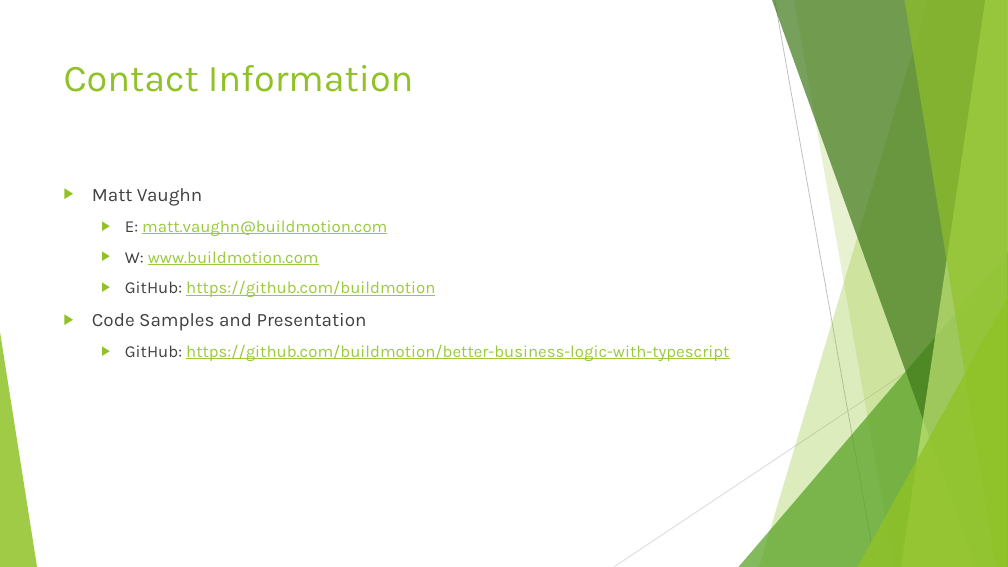
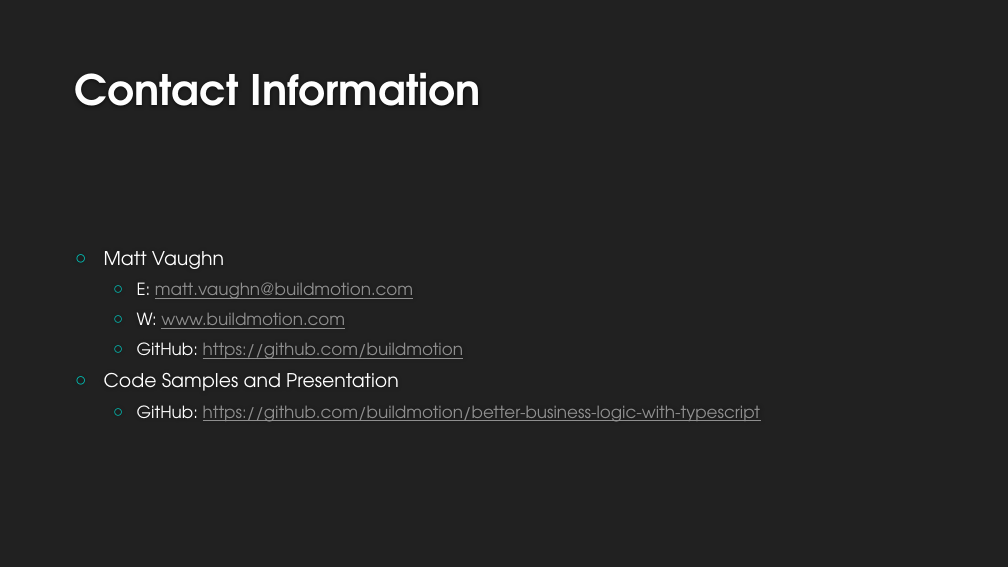
Before and after one commit to buildmotion/better-business-logic-with-typescript, a slide deck: slide 2 of Presentation/Better Business Logic with Typescript.pptx. Drawn at 1008x567 pixels with LibreOffice and Linux fonts; fonts in the diff are those of the drawing; background and template pictures are left out. Boxes give left, top, right and bottom in pixels: in the first picture for what was removed or moved away, otherwise in the second. Text is boxed around its words. In the diff, an @@ line names an element or a change of style, - is before the commit and + after.

```diff
--- a/Presentation/Better Business Logic with Typescript.pptx
+++ b/Presentation/Better Business Logic with Typescript.pptx
@@ background #FFFFFF to #212121 @@
@@ title "Contact Information": place and size @@
-title "Contact Information" at <box>64,65,414,92</box>
+title "Contact Information" at <box>75,72,480,106</box>
@@ title "Contact Information" at <box>75,72,480,106</box>: size 36 to 40 pt, font Karla to TeX Gyre Adventor, text colour #90C226 to #FEFEFE, bold on; vertical alignment top to bottom @@
@@ text "Matt Vaughn": place and size @@
-text "Matt Vaughn" at <box>92,188,729,361</box>
+text "Matt Vaughn" at <box>104,251,760,422</box>
@@ text "Matt Vaughn" at <box>104,251,760,422</box>: font Karla to TeX Gyre Adventor; text colour #404040 to #FFFFFF in "Matt Vaughn", "E:", "W:", "GitHub:" and 2 more places; text colour #99CA3C to #8F8F8F in "matt.vaughn@buildmotion.com", "www.buildmotion.com", "https://github.com/buildmotion", "https://github.com/buildmotion/better-business-logic-with-ty ..."; bullet ▶ to ○; bullet colour #90C226 to #00C6BB; vertical alignment top to middle @@
@@ group removed at <box>0,0,1008,567</box>: 5 freeform shapes, 3 triangles, 2 lines @@
```
Also in this commit, not shown: 10 other slides changed, 1 slide added.
